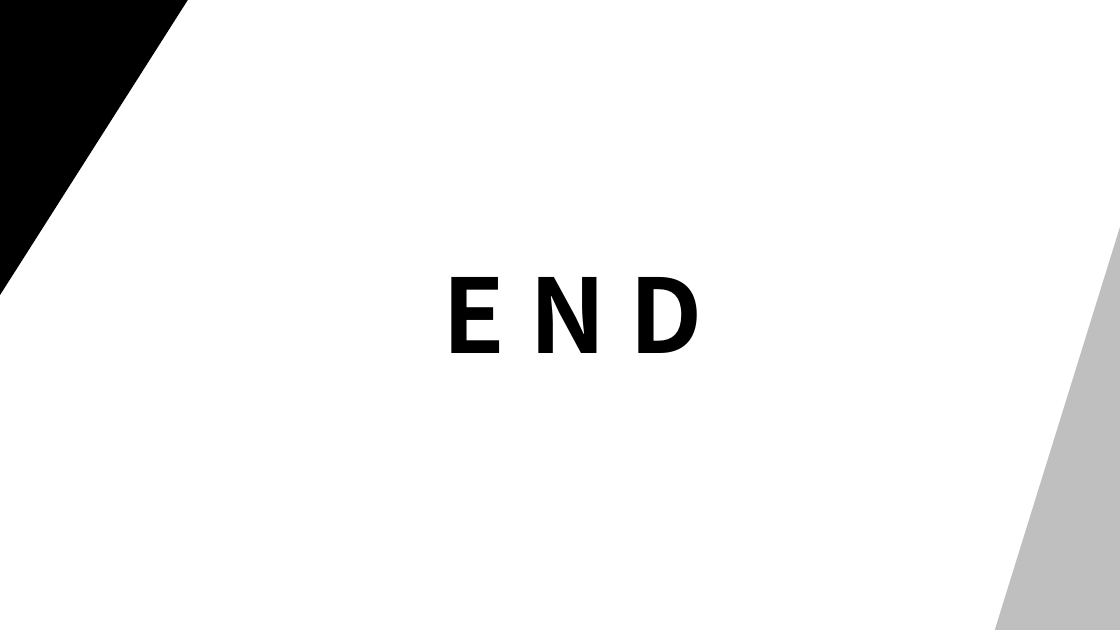
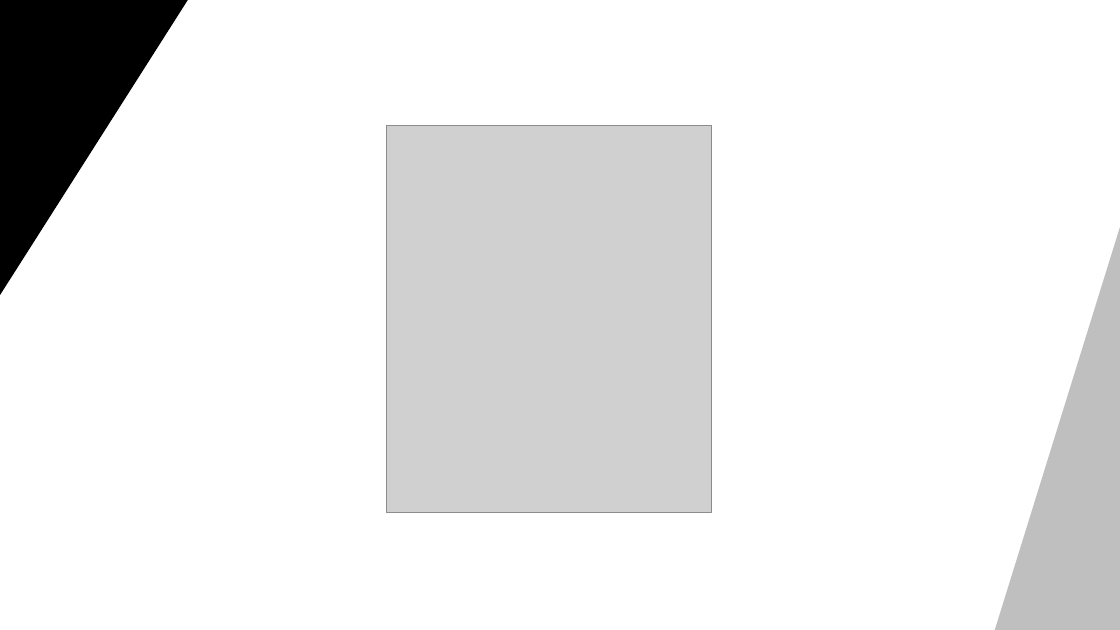
Before and after one commit to RionPark/bdi-homework, a slide deck: slide 11 of src/d191101/choyongsu/조용수 11.04 발표과제.pptx. Drawn at 1120x630 pixels with LibreOffice and Linux fonts; fonts in the diff are those of the drawing; grey boxes stand for pictures. Boxes give left, top, right and bottom in pixels: in the first picture for what was removed or moved away, otherwise in the second. Text is boxed around its words. In the diff, an @@ line names an element or a change of style, - is before the commit and + after.

Commit message:
조용수 11.04 발표과제

```diff
--- a/src/d191101/choyongsu/조용수 11.04 발표과제.pptx
+++ b/src/d191101/choyongsu/조용수 11.04 발표과제.pptx
@@ picture added at box(386, 126, 712, 513) @@
@@ title removed at box(443, 277, 702, 353) @@
-E N D
```
